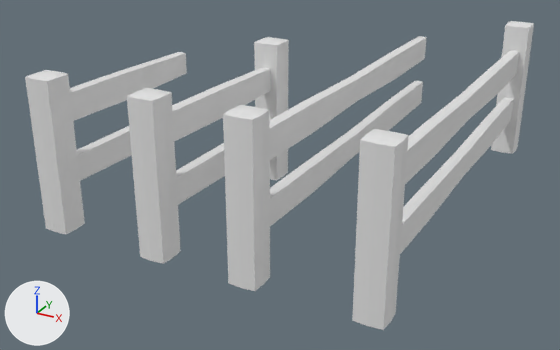
What one commit did to the FBX model GGJ/Assets/Import/fances.fbx.
Camera for both pictures: a camera (50 mm lens) standing at (1.23, -7.21, 3.54) and looking at (-2.52, -0.4, 0.14). Every picture has the same lights, and +X, +Y and +Z are marked at lower left. Materials are left out; every surface is plain grey. Where no turn or scale is listed for an object, it has been applied to the vertices.
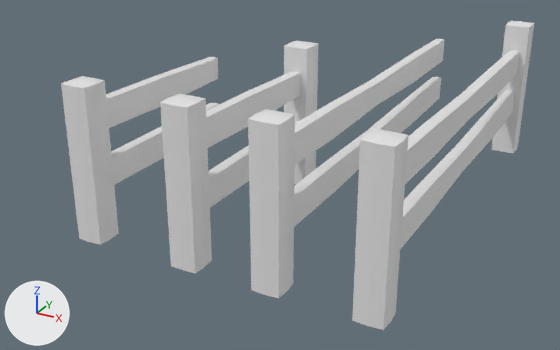
Diff of the bpy script that builds the scene:
```diff
--- a/GGJ/Assets/Import/fances.fbx.py
+++ b/GGJ/Assets/Import/fances.fbx.py
@@ me_circle_007 @@
 # used by ob_circle_007; location = (-0.617, -0.001, -0.034)
-me_circle_007.from_pydata(...)  # 96 vertices, 88 faces; spans x -0.21..0.08, y -2.29..2.25, z -0.04..1.56
+me_circle_007.from_pydata(...)  # 96 vertices, 88 faces; spans x -0.21..0.08, y -2.29..2.27, z -0.04..1.56
+# me_circle_007 part 1: the loose piece of 18 vertices spanning x -0.21..0.08, y 1.96..2.25, z -0.04..1.56 is moved by (0.0, 0.02, 0.0)
+# me_circle_007 part 2
+# 28 vertices are removed from x -0.11..0.0, y -2.15..2.11, z 0.37..0.67
+# 28 faces are deleted
+# 2 vertices move from x -0.11..-0.05, y 0.0..1.04, z 0.36..0.41 to x -0.11..-0.05, y -1.08..-0.04, z 0.43..0.48
+# 28 vertices are added at x -0.11..0.0, y -2.14..2.12, z 0.43..0.76
+# 28 new faces join them
@@ me_circle_018 @@
+me_circle_018.from_pydata(...)  # 72 vertices, 64 faces; spans x -0.21..0.08, y -2.29..0.16, z -0.04..1.56
@@ me_circle_017 @@
+me_circle_017.from_pydata(...)  # 78 vertices, 72 faces; spans x -0.21..0.08, y -2.29..2.12, z -0.04..1.56
@@ me_circle_019 @@
+me_circle_019.from_pydata(...)  # 54 vertices, 48 faces; spans x -0.21..0.08, y -2.29..-0.03, z -0.04..1.56
@@ ob_circle_009 @@
-ob_circle_009 = bpy.data.objects.new('Circle.009', me_circle_009)
-ob_circle_009.location = (-3.961, -0.001, -0.034)
@@ ob_circle_010 @@
-ob_circle_010 = bpy.data.objects.new('Circle.010', me_circle_010)
-ob_circle_010.location = (-1.804, -0.001, -0.034)
@@ ob_circle_008 @@
-ob_circle_008 = bpy.data.objects.new('Circle.008', me_circle_008)
-ob_circle_008.location = (-2.777, -0.001, -0.034)
@@ ob_circle_015 @@
+ob_circle_015 = bpy.data.objects.new('Circle.015', me_circle_018)
+ob_circle_015.location = (-2.423, -0.001, -0.034)
@@ ob_circle_014 @@
+ob_circle_014 = bpy.data.objects.new('Circle.014', me_circle_017)
+ob_circle_014.location = (-1.57, -0.001, -0.034)
@@ ob_circle_016 @@
+ob_circle_016 = bpy.data.objects.new('Circle.016', me_circle_019)
+ob_circle_016.location = (-3.522, -0.001, -0.034)
```

Changed parts and their boxes [x1, y1, x2, y2] in the pictures (560 x 350 px; the box of a moved part takes in the faces that stretch with it):
'Circle.010', deleted: before [223, 36, 427, 291]
'Circle.014', added: after [248, 39, 445, 298]
'Circle.008', deleted: before [127, 37, 289, 264]
'Circle.015', added: after [160, 40, 318, 273]
'Circle.016', added: after [61, 57, 219, 245]
'Circle.009', deleted: before [25, 52, 187, 234]
part 1 of me_circle_007, moved or reshaped: before [491, 21, 534, 154]; after [491, 21, 534, 153]
part 2 of me_circle_007, moved or reshaped: before [400, 97, 513, 254]; after [400, 90, 515, 249]
